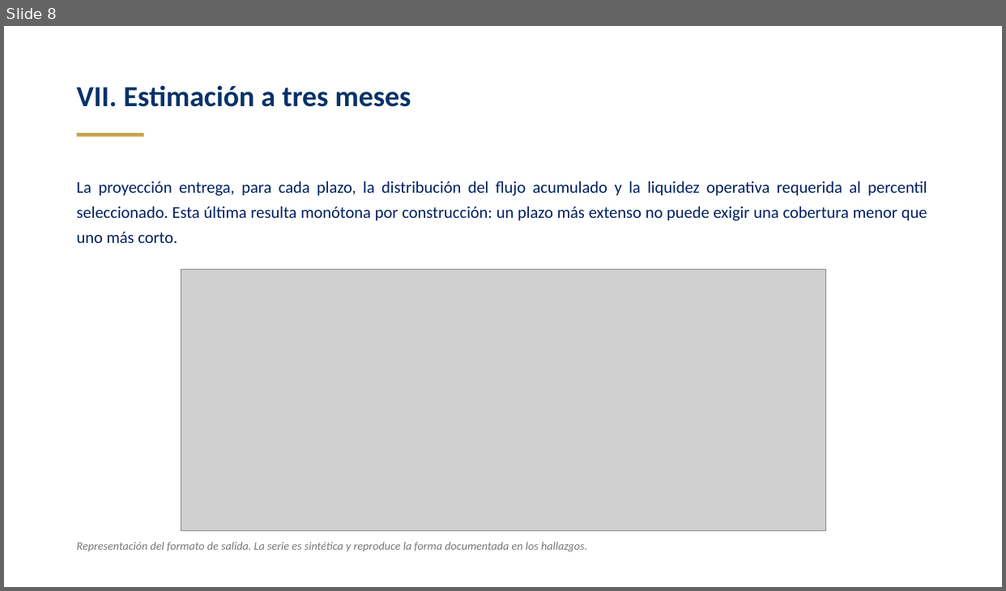
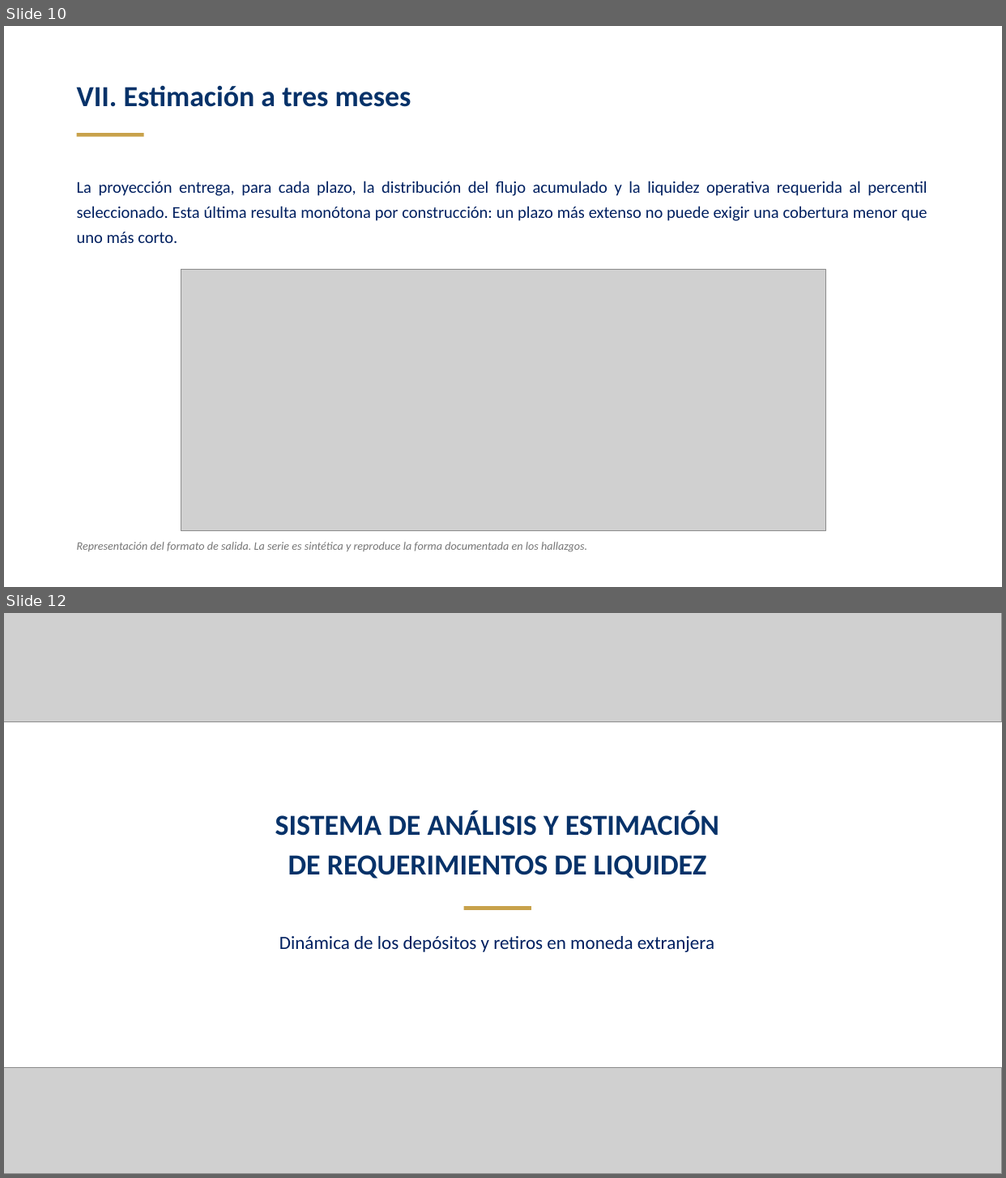
Before and after one commit to Diego2141/Sistema-Inteligente, a slide deck: Requerimientos_de_Liquidez.pptx. Shown one above the other, each under a label of ours: slide 8 before the commit, slides 10 and 12 after it; the slides between them are not shown. The pictures are 1006x591 and 1006x1178 pixels, drawn with LibreOffice and Linux fonts; fonts in the diff are those of the drawing; grey boxes stand for pictures. Boxes give left, top, right and bottom in pixels: in the first picture for what was removed or moved away, otherwise in the second. Text is boxed around its words. In the diff, an @@ line names an element or a change of style, - is before the commit and + after.

```diff
--- a/Requerimientos_de_Liquidez.pptx
+++ b/Requerimientos_de_Liquidez.pptx
@@ slide 12 added at [4,613,1002,1174], background #FFFFFF @@
@@ picture added at [4,613,1002,722] @@
@@ text added at [275,811,719,879], 28 pt, text #073269, bold @@
+SISTEMA DE ANÁLISIS Y ESTIMACIÓN
+DE REQUERIMIENTOS DE LIQUIDEZ
@@ rectangle added at [463,906,531,910], fill #C8A24B @@
@@ text added at [279,936,714,952], 18 pt, text #002060 @@
+Dinámica de los depósitos y retiros en moneda extranjera
@@ picture added at [4,1068,1002,1174] @@
@@ what was slide 8 is now slide 10 @@
```
Also in this commit, not shown: 7 slides changed, 2 other slides added.
